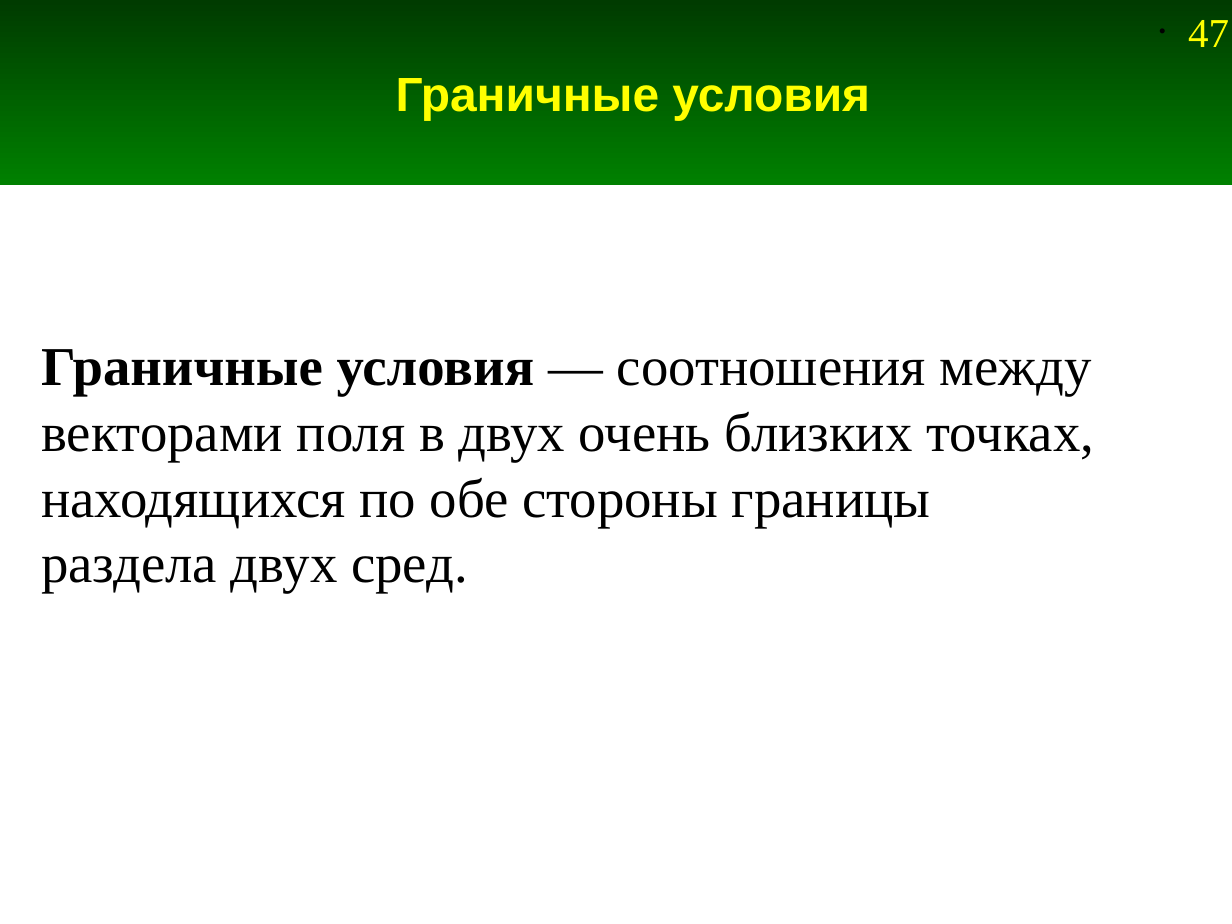
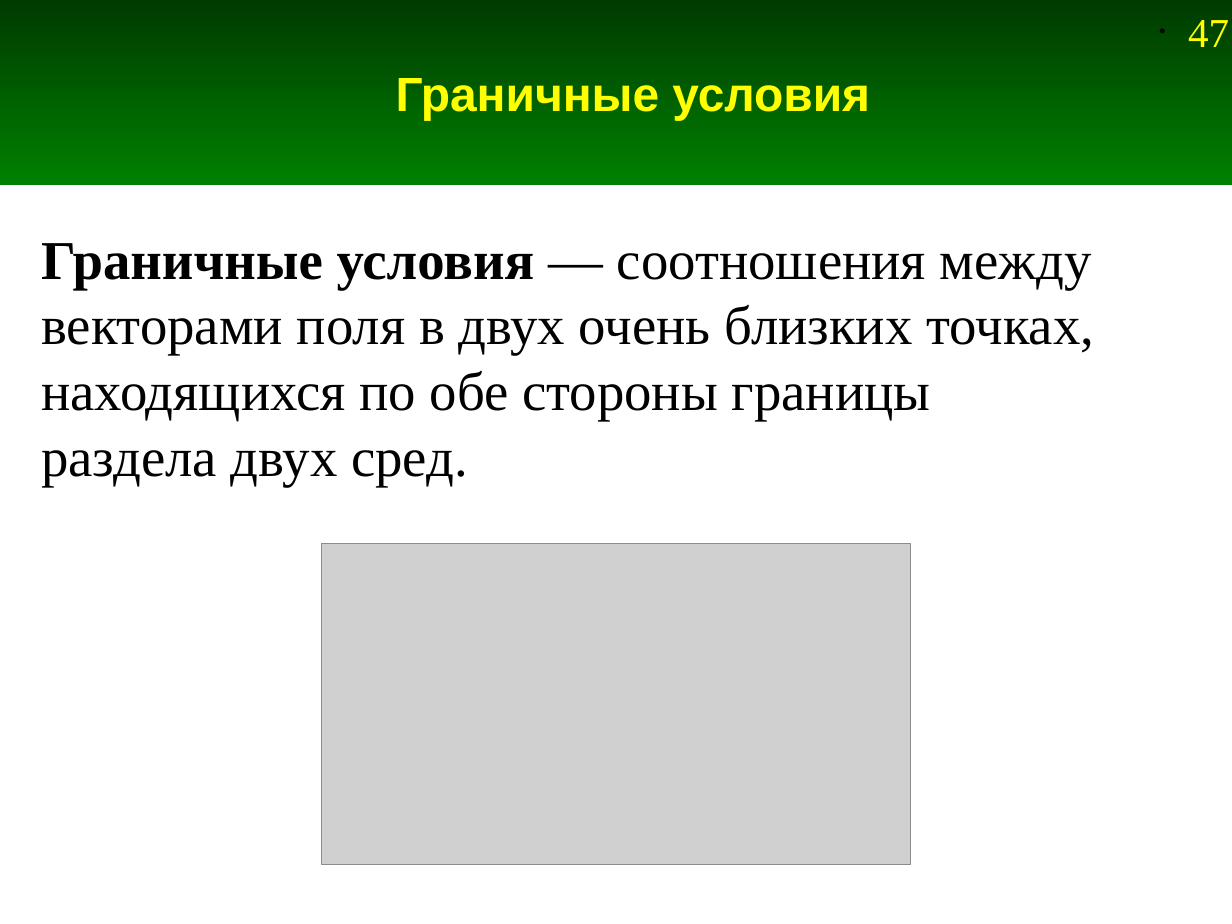
Before and after one commit to andris0147sv/modelling, a slide deck: slide 47 of presentations/1. Problem Statement.odp. Drawn at 1232x924 pixels with LibreOffice and Linux fonts; fonts in the diff are those of the drawing; grey boxes stand for pictures. Boxes give left, top, right and bottom in pixels: in the first picture for what was removed or moved away, otherwise in the second. Text is boxed around its words. In the diff, an @@ line names an element or a change of style, - is before the commit and + after.

```diff
--- a/presentations/1. Problem Statement.odp
+++ b/presentations/1. Problem Statement.odp
@@ text "Граничные условия — соотношения между ...": place and size @@
-text "Граничные условия — соотношения между ..." at <box>41,349,1094,593</box>
+text "Граничные условия — соотношения между ..." at <box>41,243,1094,486</box>
@@ picture added at <box>322,543,910,865</box> @@
```
Also in this commit, not shown: 3 other slides changed.
